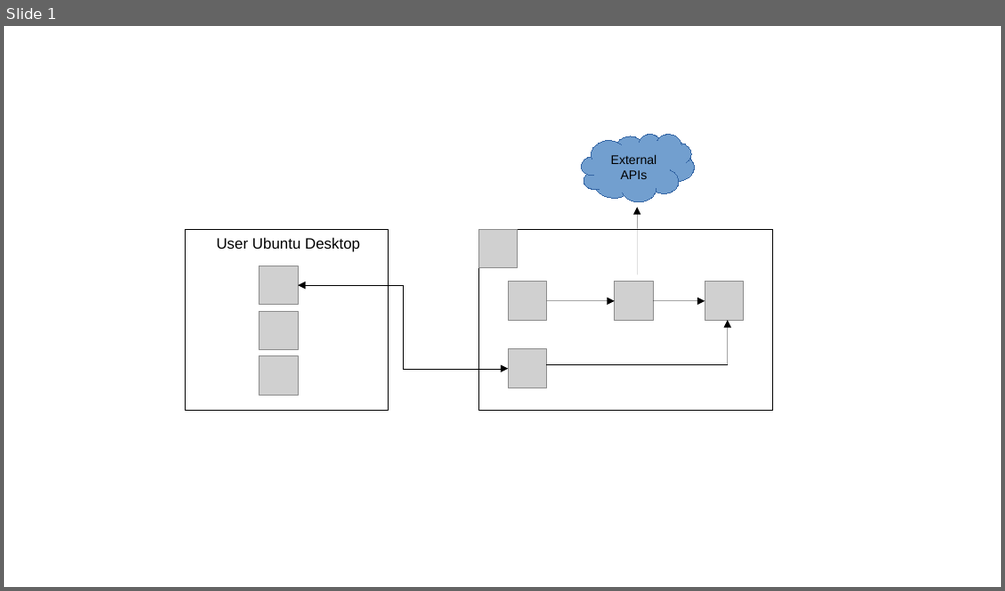
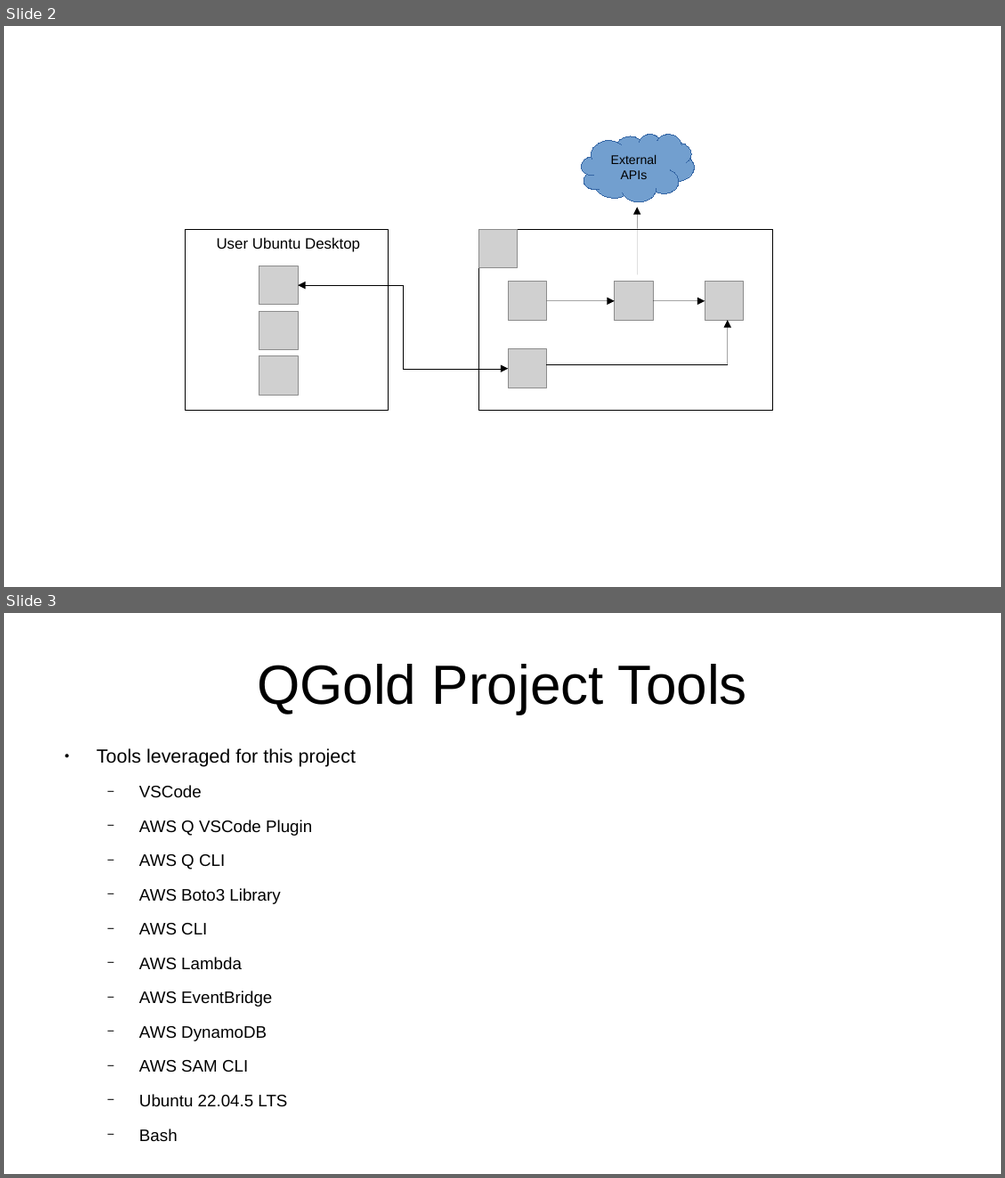
Before and after one commit to jcaple/qgold, a slide deck: arch-diagram-ppt.odp. Shown one above the other, each under a label of ours: slide 1 before the commit, slides 2 and 3 after it. The pictures are 1005x591 and 1005x1178 pixels, drawn with LibreOffice and Linux fonts; fonts in the diff are those of the drawing; grey boxes stand for pictures. Boxes give left, top, right and bottom in pixels: in the first picture for what was removed or moved away, otherwise in the second. Text is boxed around its words. In the diff, an @@ line names an element or a change of style, - is before the commit and + after.

```diff
--- a/arch-diagram-ppt.odp
+++ b/arch-diagram-ppt.odp
@@ slide 3 added at [4, 613, 1001, 1174], background #FFFFFF @@
@@ title added at [257, 664, 747, 714], 44 pt, text #000000 @@
+QGold Project Tools
@@ text added at [97, 748, 356, 1142], 13.3 pt, text #000000 @@
+● Tools leveraged for this project
+  − VSCode
+  − AWS Q VSCode Plugin
+  − AWS Q CLI
+  − AWS Boto3 Library
+  − AWS CLI
+  − AWS Lambda
+  − AWS EventBridge
+  − AWS DynamoDB
+  − AWS SAM CLI
+  − Ubuntu 22.04.5 LTS
+  − Bash
@@ what was slide 1 is now slide 2 @@
```
Also in this commit, not shown: 1 other slide added, 1 other file.
